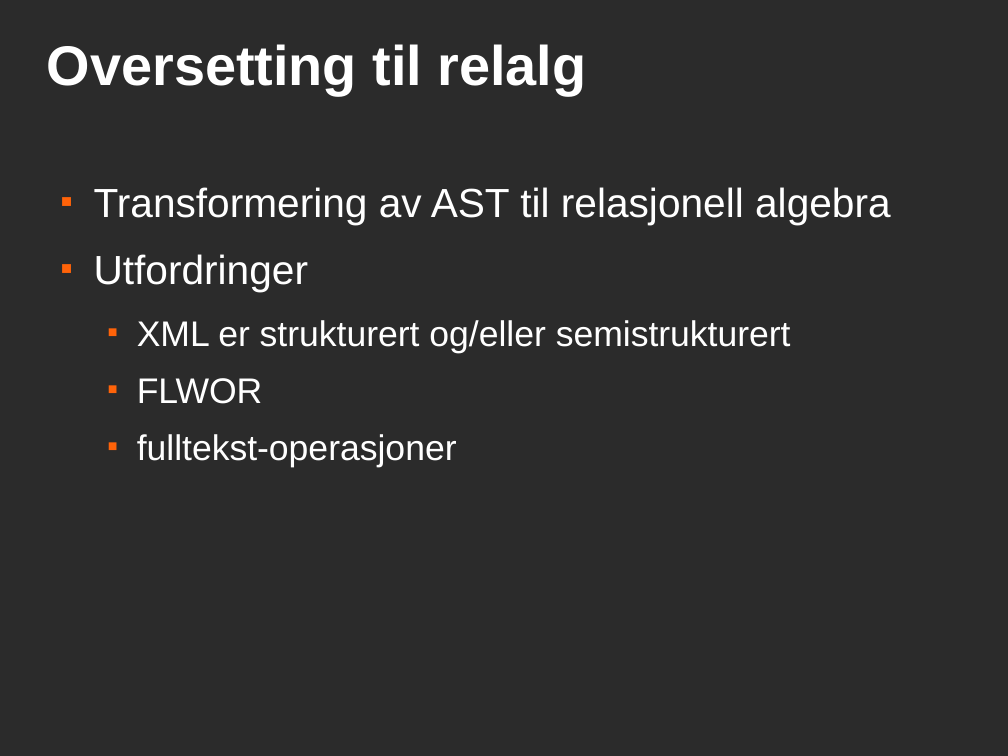
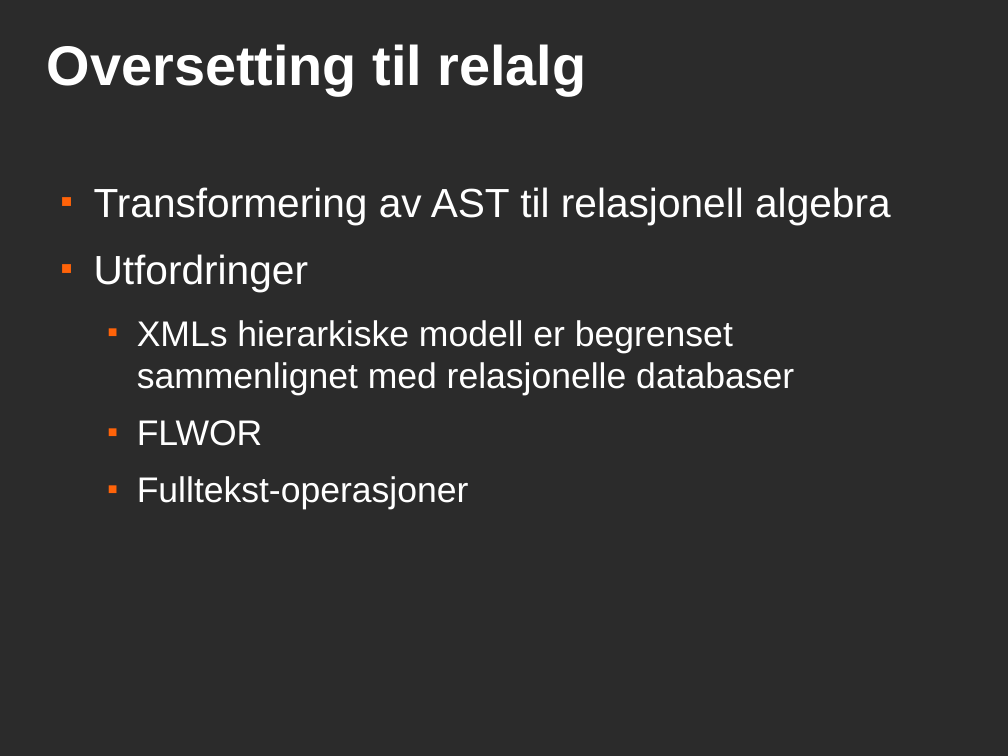
Before and after one commit to andrerav/xqft-parser, a slide deck: slide 14 of doc/xqueryft.odp. Drawn at 1008x756 pixels with LibreOffice and Linux fonts; fonts in the diff are those of the drawing; background and template pictures are left out; a plain dark background stands for a picture behind light text. Boxes give left, top, right and bottom in pixels: in the first picture for what was removed or moved away, otherwise in the second. Text is boxed around its words. In the diff, an @@ line names an element or a change of style, - is before the commit and + after.

```diff
--- a/doc/xqueryft.odp
+++ b/doc/xqueryft.odp
@@ text at [137,320,794,396]: text changed @@
-  ■ XML er strukturert og/eller semistrukturert
+  ■ XMLs hierarkiske modell er begrenset sammenlignet med relasjonelle databaser
@@ text at [137,476,469,510]: text changed @@
-  ■ fulltekst-operasjoner
+  ■ Fulltekst-operasjoner
```
Also in this commit, not shown: 1 other file.
